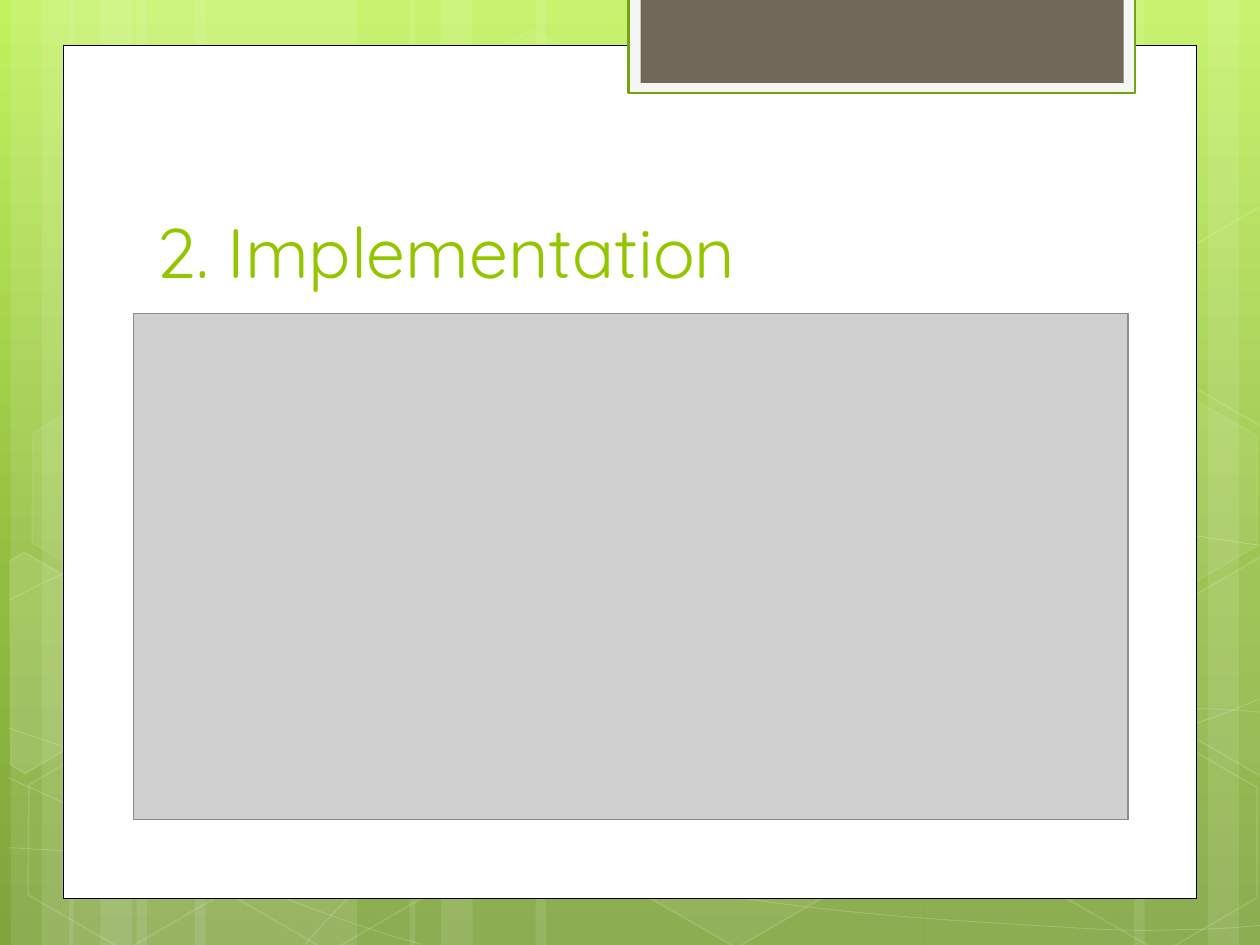
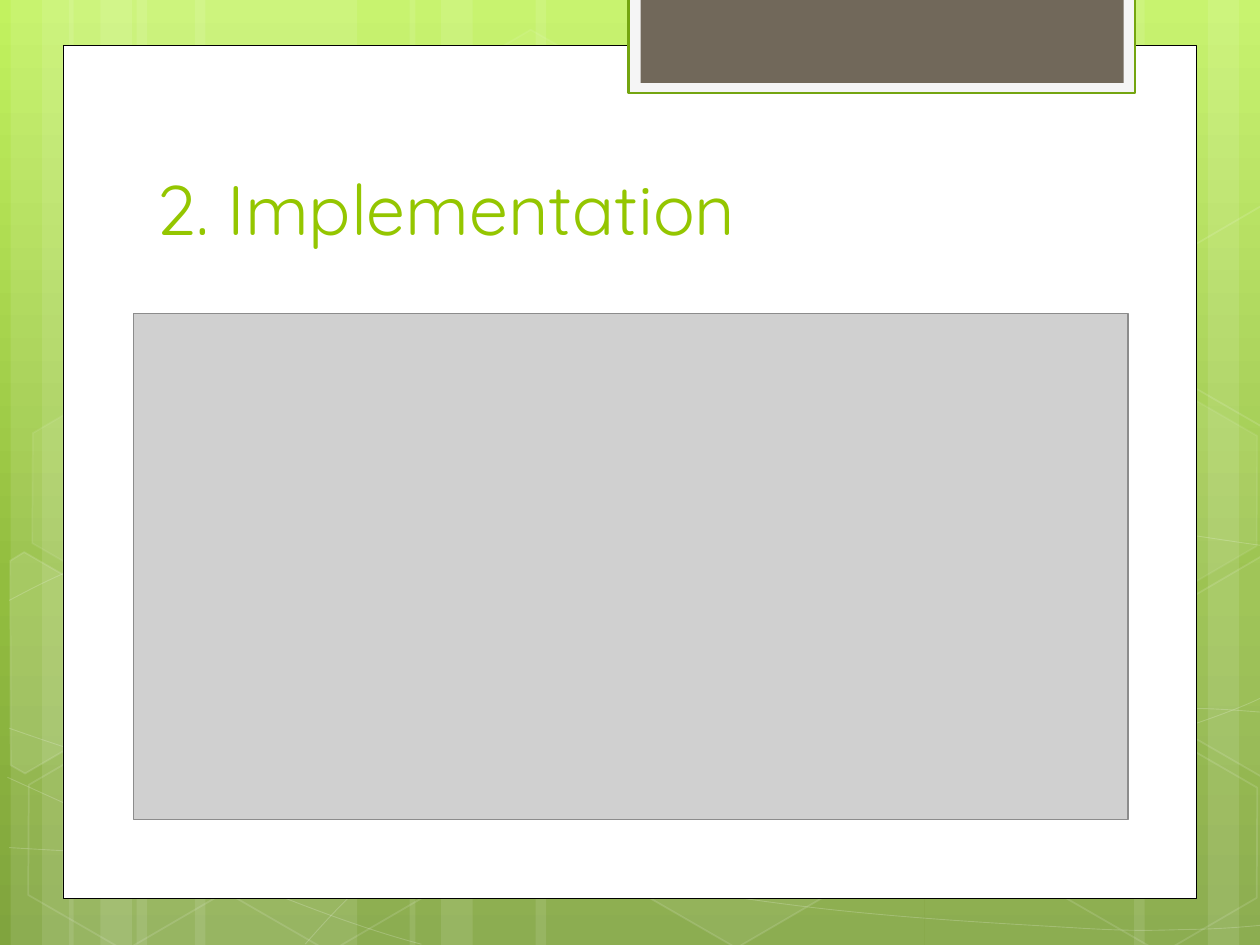
Before and after one commit to Visorgood/MenthalLab, a slide deck: slide 7 of Docs/Data Extraction for the Quantified Self v2.pptx. Drawn at 1260x945 pixels with LibreOffice and Linux fonts; fonts in the diff are those of the drawing; grey boxes stand for pictures. Boxes give left, top, right and bottom in pixels: in the first picture for what was removed or moved away, otherwise in the second. Text is boxed around its words. In the diff, an @@ line names an element or a change of style, - is before the commit and + after.

```diff
--- a/Docs/Data Extraction for the Quantified Self v2.pptx
+++ b/Docs/Data Extraction for the Quantified Self v2.pptx
@@ title "2. Implementation": place and size @@
-title "2. Implementation" at bbox=[156, 226, 735, 292]
+title "2. Implementation" at bbox=[156, 183, 735, 249]
```
Also in this commit, not shown: 7 other slides changed, 4 slides added, 2 slides removed.
